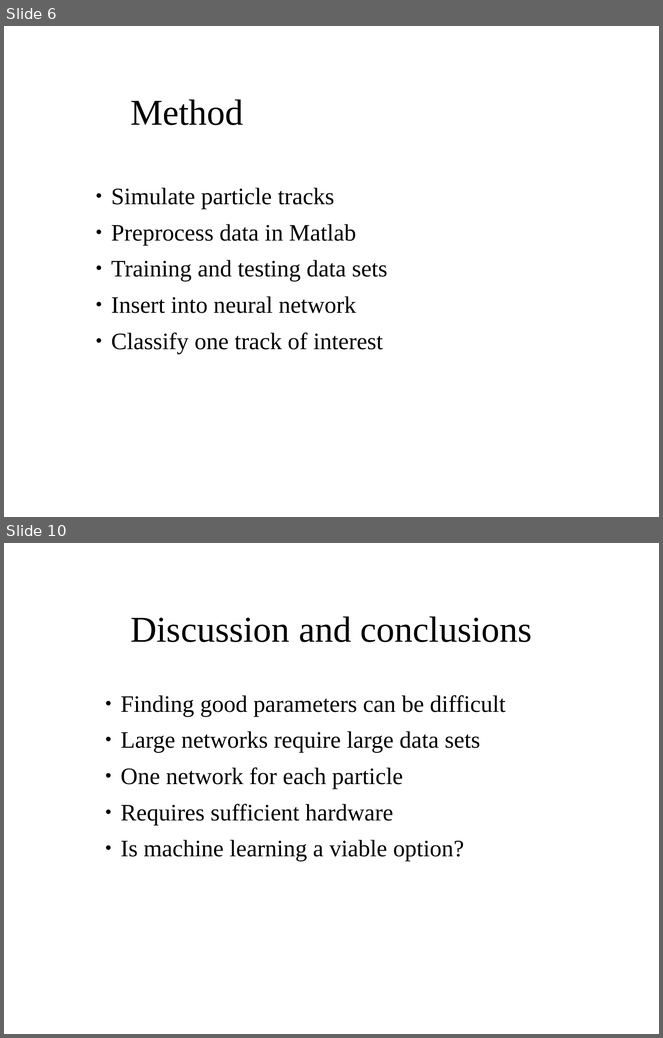
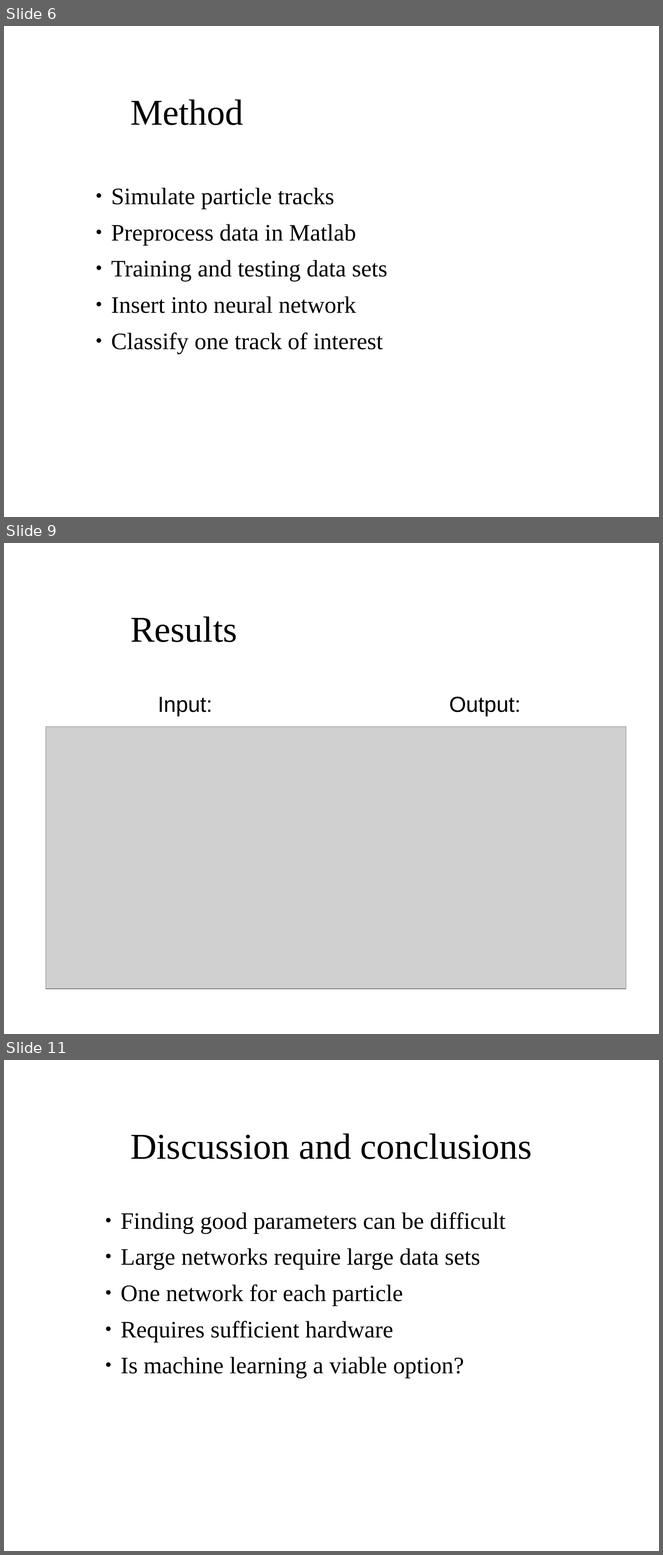
Before and after one commit to aaaaarvi/Projektarbete17, a slide deck: presentation/presentation.odp. Shown one above the other, each under a label of ours: slides 6 and 10 before the commit, slides 6, 9 and 11 after it; the slides between them are not shown. The pictures are 663x1038 and 663x1555 pixels, drawn with LibreOffice and Linux fonts; fonts in the diff are those of the drawing; grey boxes stand for pictures; background and template pictures are left out. Boxes give left, top, right and bottom in pixels: in the first picture for what was removed or moved away, otherwise in the second. Text is boxed around its words. In the diff, an @@ line names an element or a change of style, - is before the commit and + after.

Commit message:
added images to presentation

```diff
--- a/presentation/presentation.odp
+++ b/presentation/presentation.odp
@@ slide 9 added at <box>4,543,659,1034</box>, background picture (left out) @@
@@ title added at <box>130,616,237,642</box>, 40 pt, text #000000 @@
+Results
@@ text added at <box>158,697,213,717</box>, 24 pt, text #000000 @@
+Input:
@@ text added at <box>449,696,521,717</box>, 24 pt, text #000000 @@
+Output:
@@ picture added at <box>46,727,626,989</box> @@
@@ what was slide 10 is now slide 11 @@
```
Also in this commit, not shown: 5 slides changed, 2 other slides added, 2 slides removed, 17 other files.
